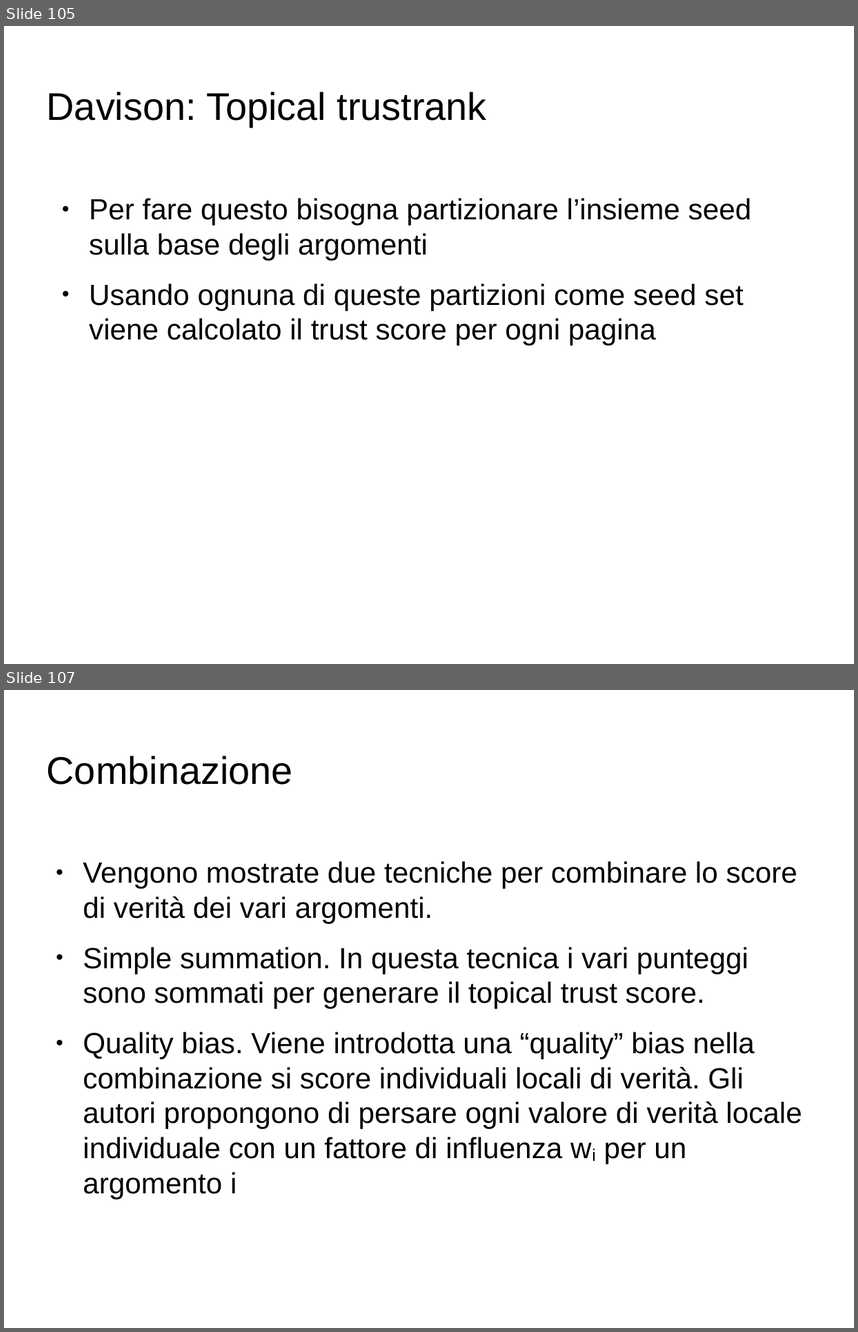
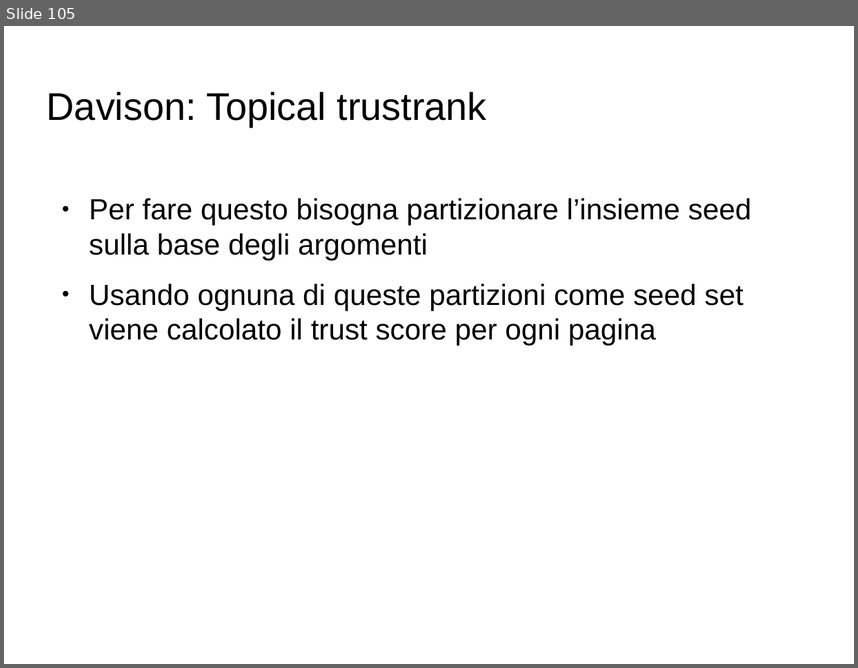
Before and after one commit to Toolanto/presentation, a slide deck: presentazione.odp. Shown one above the other, each under a label of ours: slides 105 and 107 before the commit, slide 105 after it; the slides between them are not shown. The pictures are 858x1332 and 858x668 pixels, drawn with LibreOffice and Linux fonts; fonts in the diff are those of the drawing; background and template pictures are left out. Boxes give left, top, right and bottom in pixels: in the first picture for what was removed or moved away, otherwise in the second. Text is boxed around its words. In the diff, an @@ line names an element or a change of style, - is before the commit and + after.

```diff
--- a/presentazione.odp
+++ b/presentazione.odp
@@ slide 107 removed at (4, 690, 854, 1328), background picture (left out) @@
@@ title removed at (47, 756, 293, 785) @@
-Combinazione
@@ text removed at (83, 861, 802, 1199) @@
-● Vengono mostrate due tecniche per combinare lo score di verità dei vari argomenti.
-● Simple summation. In questa tecnica i vari punteggi sono sommati per generare il topical trust score.
-● Quality bias. Viene introdotta una “quality” bias nella combinazione si score individuali locali di verità. Gli autori propongono di persare ogni valore di verità locale individuale con un fattore di influenza wi per un argomento i
```
Also in this commit, not shown: 1 slide changed, 11 slides added, 1 other slide removed.
